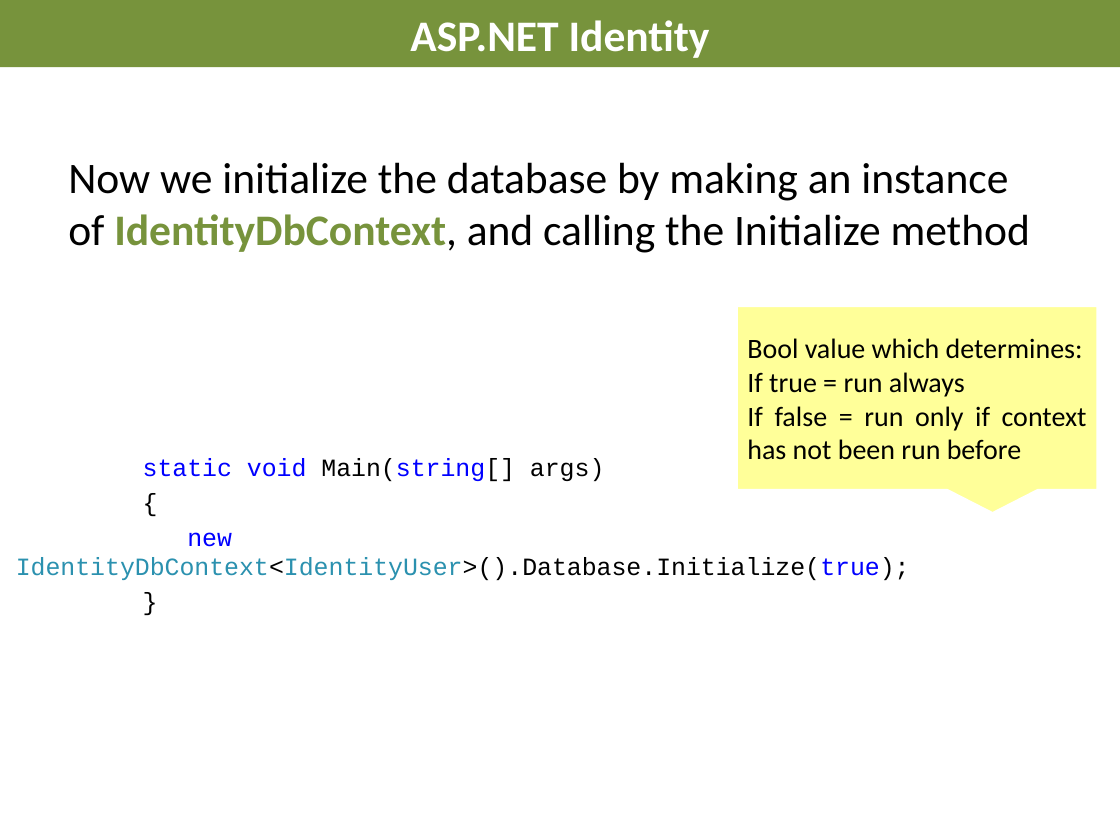
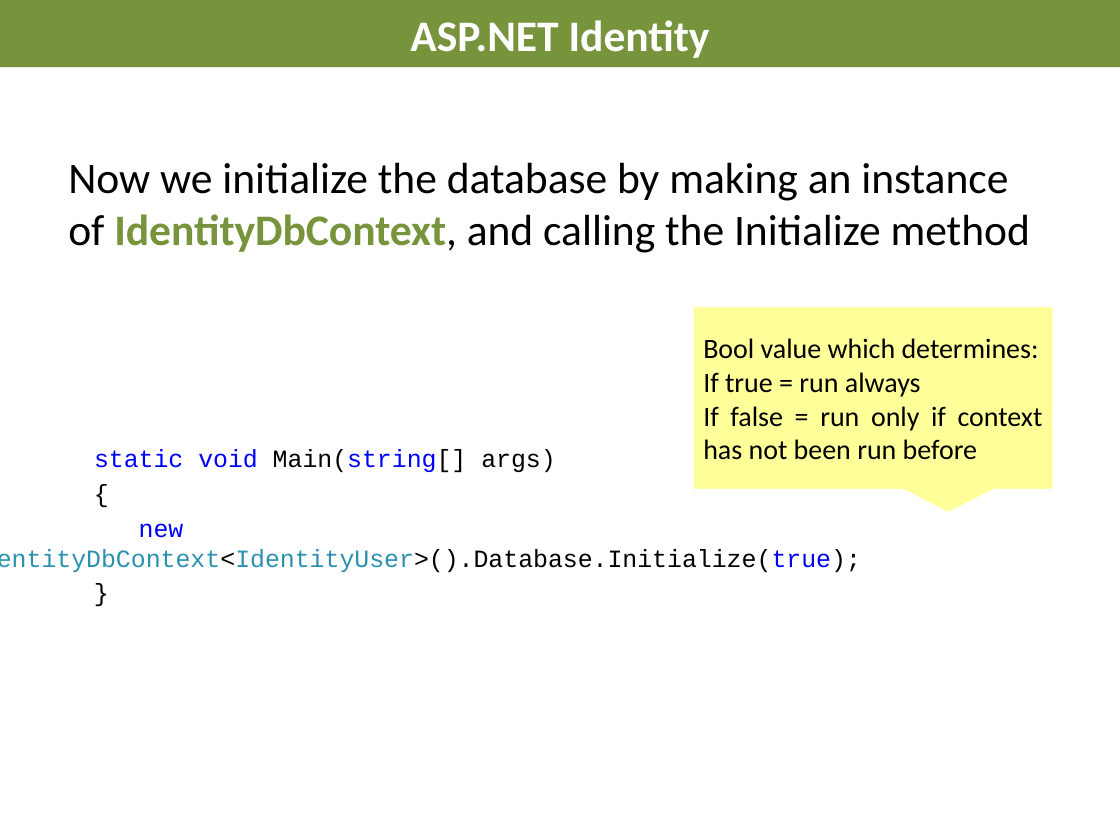
Before and after one commit to AndreasElffors/ProjectIdentity, a slide deck: slide 7 of Documents/Slides/Identity-DatabaseExercise.pptx. Drawn at 1120x840 pixels with LibreOffice and Linux fonts; fonts in the diff are those of the drawing; background and template pictures are left out. Boxes give left, top, right and bottom in pixels: in the first picture for what was removed or moved away, otherwise in the second. Text is boxed around its words. In the diff, an @@ line names an element or a change of style, - is before the commit and + after.

```diff
--- a/Documents/Slides/Identity-DatabaseExercise.pptx
+++ b/Documents/Slides/Identity-DatabaseExercise.pptx
@@ speech box "Bool value which determines:": place and size @@
-speech box "Bool value which determines:" at (736, 306, 1098, 491)
+speech box "Bool value which determines:" at (692, 306, 1054, 491)
@@ text "static void Main(string[] args)" rewrapped from (16, 458, 910, 580) to (0, 449, 861, 572) @@
```
Also in this commit, not shown: 7 other slides changed, 1 other file.
